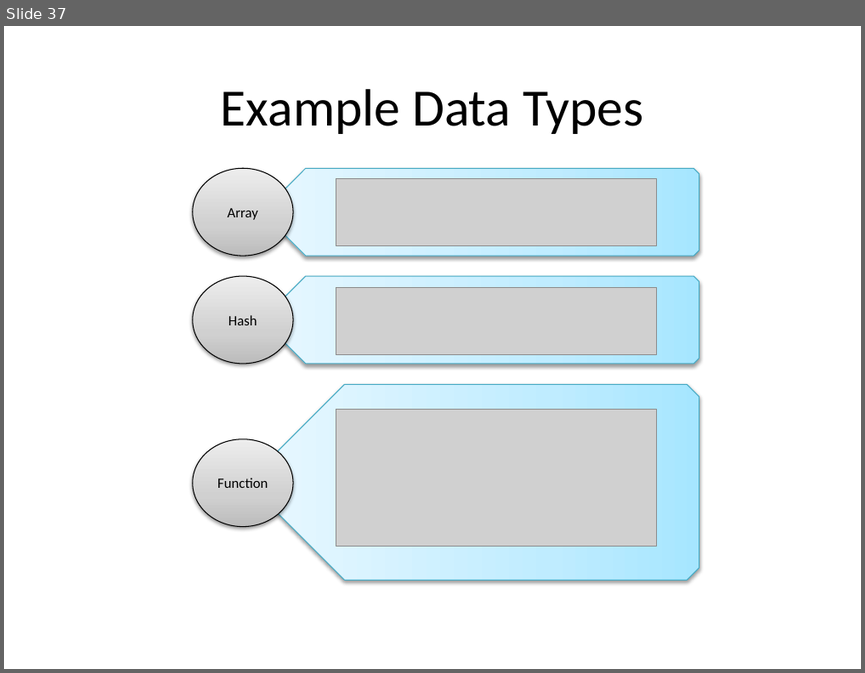
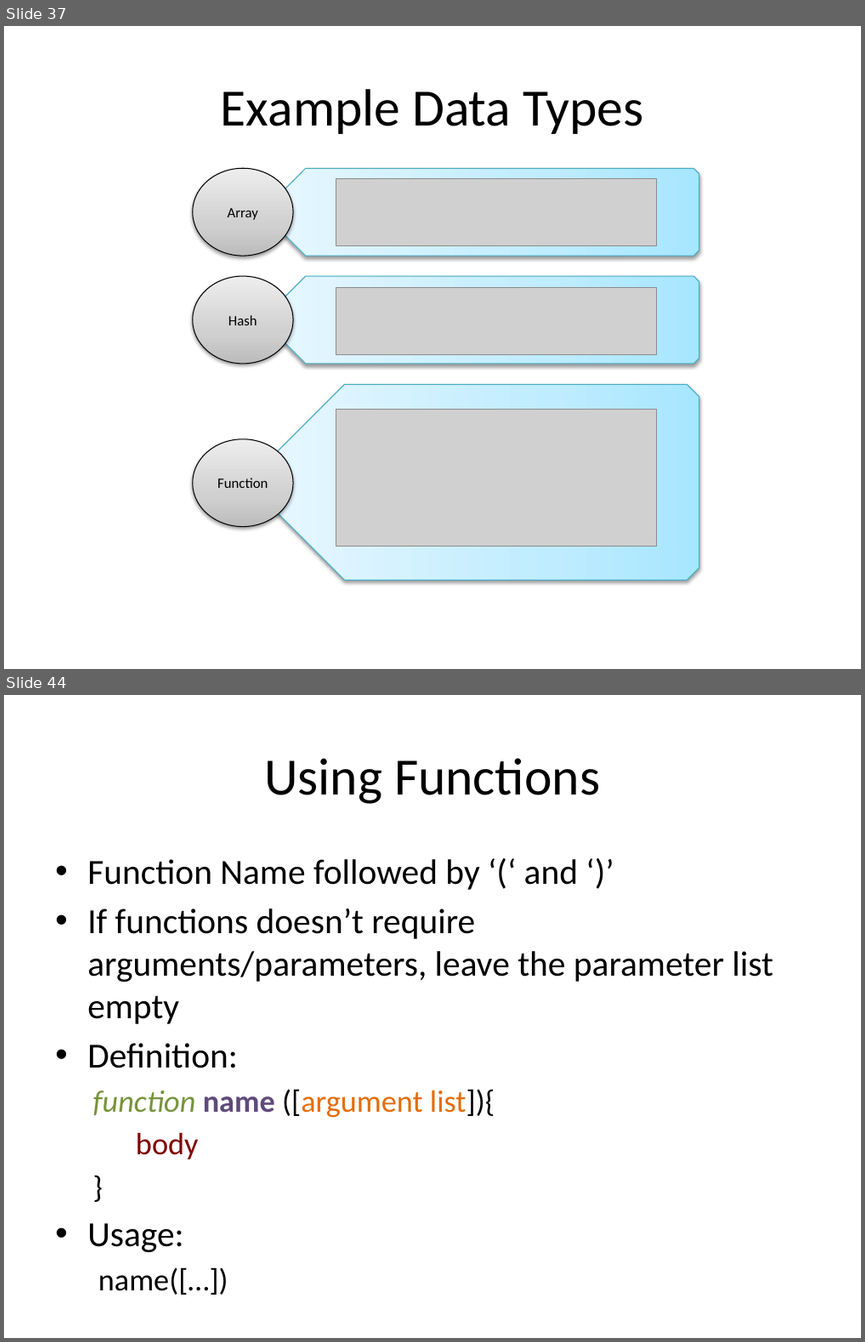
Before and after one commit to xiliax/web-programming-fundamentals, a slide deck: docs/learn-computer-programming.pptx. Shown one above the other, each under a label of ours: slide 37 before the commit, slides 37 and 44 after it; the slides between them are not shown. The pictures are 865x673 and 865x1342 pixels, drawn with LibreOffice and Linux fonts; fonts in the diff are those of the drawing; grey boxes stand for pictures. Boxes give left, top, right and bottom in pixels: in the first picture for what was removed or moved away, otherwise in the second. Text is boxed around its words. In the diff, an @@ line names an element or a change of style, - is before the commit and + after.

Commit message:
Updated documenation and slids for c05s08 - Functions

```diff
--- a/docs/learn-computer-programming.pptx
+++ b/docs/learn-computer-programming.pptx
@@ slide 44 added at <box>4,695,861,1338</box>, background #FFFFFF @@
@@ title added at <box>264,758,600,804</box>, 44 pt, text #000000 @@
+Using Functions
@@ text added at <box>87,859,773,1252</box>, 29.6 pt, text #000000 @@
+• Function Name followed by ‘(‘ and ‘)’
+• If functions doesn’t require arguments/parameters, leave the parameter list empty
+• Definition:
+  function name ([argument list]){
+  body
+  }
+• Usage:
+  name([…])
```
Also in this commit, not shown: 7 other slides added, 45 other files.
